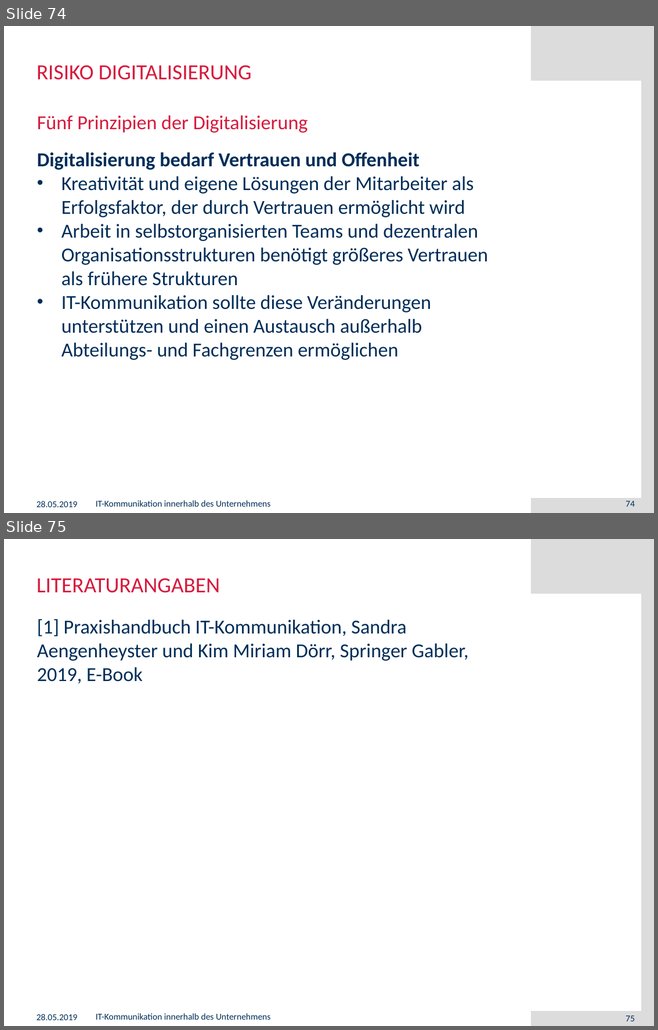
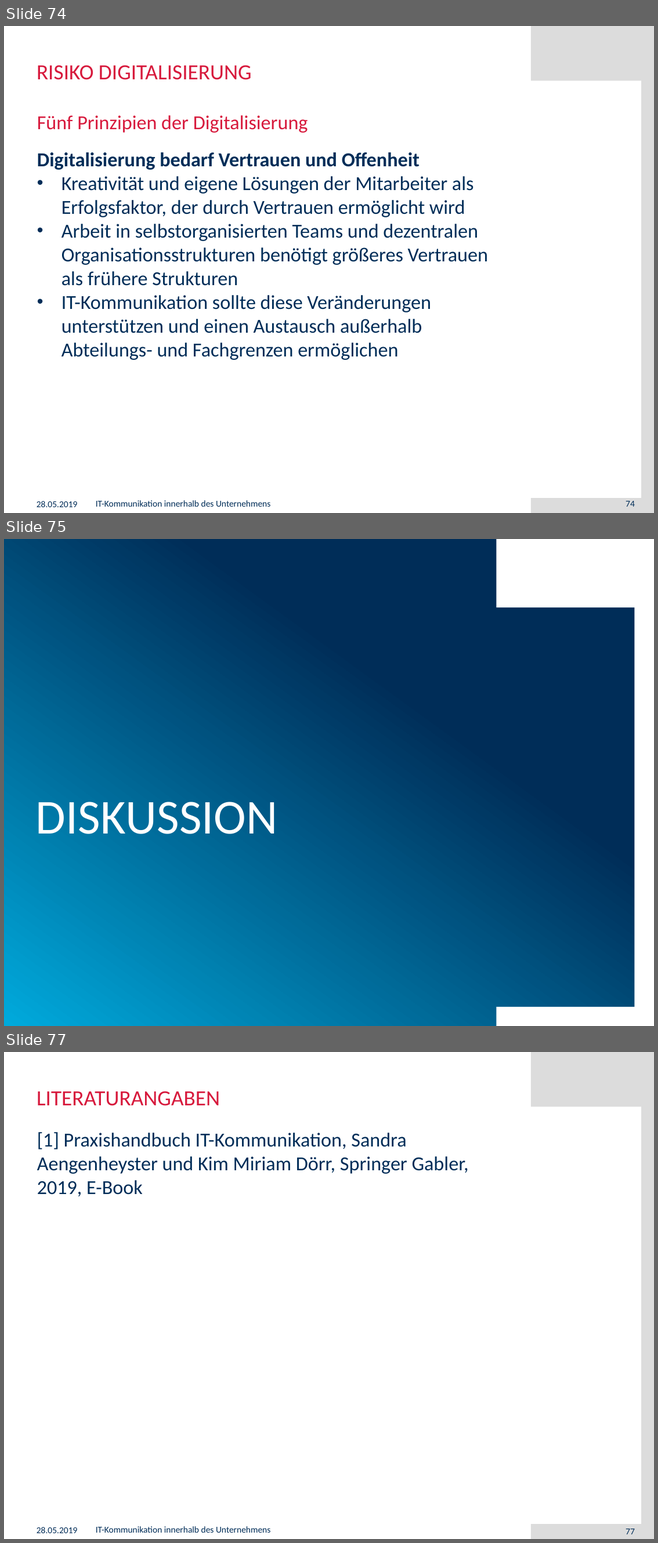
Before and after one commit to muensto/itm_vortrag_1233, a slide deck: 20190528.pptx. Shown one above the other, each under a label of ours: slides 74 and 75 before the commit, slides 74, 75 and 77 after it; the slides between them are not shown. The pictures are 658x1030 and 658x1543 pixels, drawn with LibreOffice and Linux fonts; fonts in the diff are those of the drawing; background and template pictures are left out. Boxes give left, top, right and bottom in pixels: in the first picture for what was removed or moved away, otherwise in the second. Text is boxed around its words. In the diff, an @@ line names an element or a change of style, - is before the commit and + after.

```diff
--- a/20190528.pptx
+++ b/20190528.pptx
@@ slide 75 added at (4,539,654,1026), background gradient #00AADC to #002D58 @@
@@ rectangle added at (496,539,654,608), fill #FFFFFF @@
@@ rectangle added at (634,539,654,1026), fill #FFFFFF @@
@@ text added at (36,802,278,834), 54 pt, text #FFFFFF @@
+DISKUSSION
@@ rectangle added at (496,1006,654,1026), fill #FFFFFF @@
@@ what was slide 75 is now slide 77 @@
@@ page number at (625,1529,634,1535): text changed @@
-75
+77
```
Also in this commit, not shown: 1 other slide added.
